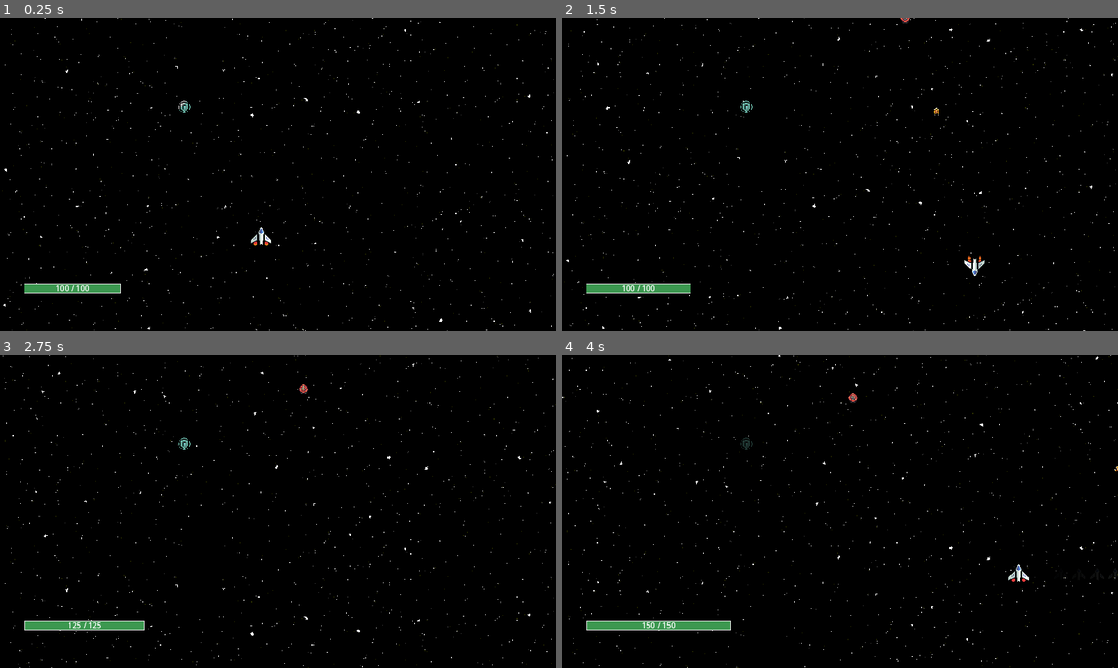
Above: before the commit, frames 1-4 (two rows, left to right).
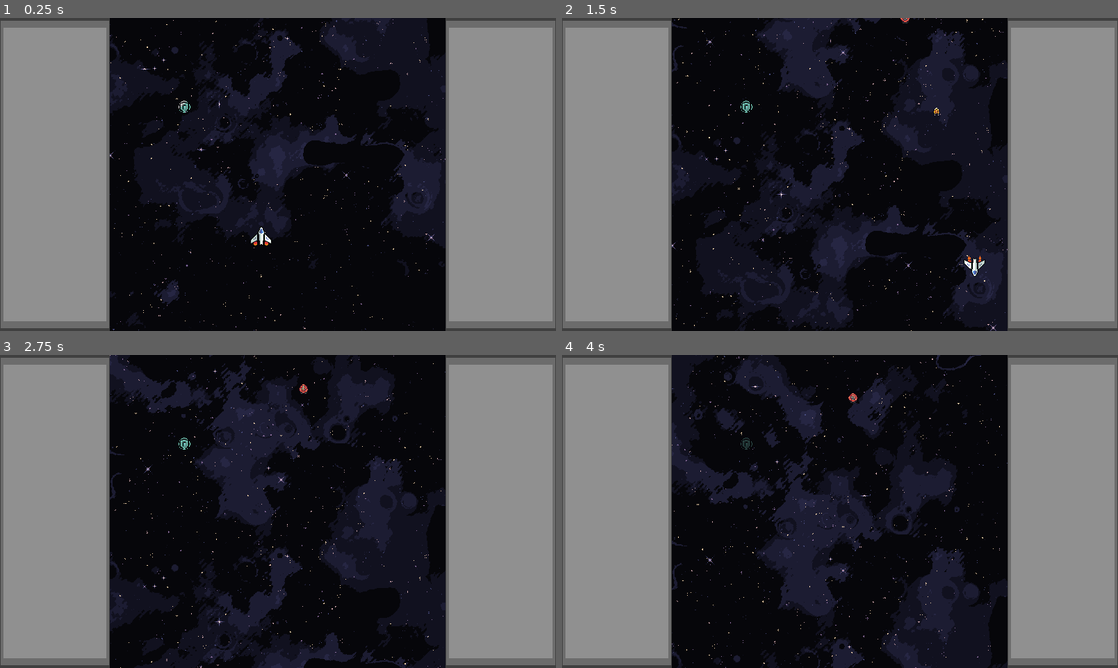
Above: after the commit, the same moments.

Repository: vezer1993/space-shooter-roguelike
Game: Godot game, scene res://Scenes/game.tscn
Two runs of this game, one before a commit and one after it. Both use one fixed random seed, a clock stepped at 60 frames per second and the inputs below.
Inputs:
- Up to frame 1 (0.25 s): no input
- Up to frame 2 (1.5 s): hold D (move_right) 0.53-1.28 s; tap Shift (dodge) at 0.6 s; hold S (move_down) from 1.28 s (still down); tap Space (rotate) at 1.35 s
- Up to frame 3 (2.75 s): release S (move_down) at 2.03 s; hold D (move_right) from 2.03 s (still down); tap Shift (dodge) at 2.1 s
- Up to frame 4 (4 s): release D (move_right) at 2.78 s; hold W (move_forward) 2.78-3.53 s; tap Space (rotate) at 2.85 s; hold A (move_left) from 3.53 s (still down); tap Shift (dodge) at 3.6 s

The runs differ from the first frame. In frame 1, 60% of the frame differs, in the area x 0-100%, y 0-100%; in frame 2, 65%; in frame 3, 65%; in frame 4, 62%.

Commit message:
4:3, background changes
43

Diff:
--- a/Scenes/Components/Enemies/movements/wave_movement.gd
+++ b/Scenes/Components/Enemies/movements/wave_movement.gd
@@ -29,7 +29,7 @@
 
 	get_parent().global_position = new_pos
 
-	# Auto-queue_free if off-screen bottom
+	# Auto-queue_free if off-screen bottomp
 	if new_pos.y > screen_size.y + 100:
 		get_parent().queue_free()
 
--- a/Scenes/game.tscn
+++ b/Scenes/game.tscn
@@ -1,15 +1,18 @@
-[gd_scene load_steps=11 format=3 uid="uid://bi43y2th2hxu7"]
+[gd_scene load_steps=13 format=3 uid="uid://bi43y2th2hxu7"]
 
 [ext_resource type="Script" path="res://Scenes/background.gd" id="1_qgja8"]
 [ext_resource type="PackedScene" uid="uid://b21j2qgh8a61t" path="res://Scenes/Components/Enemies/enemy_spawner.tscn" id="1_vl2dv"]
-[ext_resource type="Texture2D" uid="uid://bx7d8ugja2e01" path="res://Art/Backgrounds/space-background2.png" id="2_gj424"]
 [ext_resource type="PackedScene" uid="uid://bla5do36sugic" path="res://Scenes/Components/Enemies/types/drone/drone_wave_movement.tscn" id="2_k245a"]
 [ext_resource type="PackedScene" uid="uid://b68kfpa6h3bsw" path="res://Scenes/player_shuttle.tscn" id="3_bskt7"]
 [ext_resource type="Script" path="res://Scripts/HUD.gd" id="4_ebml8"]
+[ext_resource type="Texture2D" uid="uid://cf7klvykclwjb" path="res://Art/Backgrounds/space_background_final2.png" id="5_akqch"]
 [ext_resource type="Texture2D" uid="uid://godrmtcv2dhq" path="res://Art/HP & SHIELD/hp_bar_frame.png" id="5_vik1x"]
 [ext_resource type="Texture2D" uid="uid://cy4idk1urdl8p" path="res://Art/HP & SHIELD/hp_bar_fill_green.png" id="6_8uimc"]
 [ext_resource type="Texture2D" uid="uid://brpd8bywddyh" path="res://Art/HP & SHIELD/hp_bar_fill_red.png" id="7_arbu2"]
 [ext_resource type="PackedScene" uid="uid://d0kdjmwt1u5oq" path="res://Scenes/Components/PowerUP's/powerup.tscn" id="10_b5i1f"]
+[ext_resource type="Texture2D" uid="uid://ddvo2u3ghxi0y" path="res://Art/Backgrounds/UI_background.png" id="10_jl3e3"]
+
+[sub_resource type="ShaderMaterial" id="ShaderMaterial_rfiw0"]
 
 [node name="Game" type="Node2D"]
 
@@ -35,20 +38,19 @@
 [node name="ParallaxLayer" type="ParallaxLayer" parent="Camera2D/Background/ParallaxBackground"]
 texture_repeat = 2
 motion_scale = Vector2(50, 50)
-motion_mirroring = Vector2(0, 1440)
+motion_mirroring = Vector2(0, 3000)
 
 [node name="Sprite2D" type="Sprite2D" parent="Camera2D/Background/ParallaxBackground/ParallaxLayer"]
 texture_repeat = 2
 position = Vector2(576, 304.004)
-scale = Vector2(1.58514, 1.6537)
-texture = ExtResource("2_gj424")
-region_enabled = true
+texture = ExtResource("5_akqch")
 region_rect = Rect2(0, 0, 1920, 1080)
 
 [node name="HUD" type="CanvasLayer" parent="Camera2D"]
 script = ExtResource("4_ebml8")
 
 [node name="VBoxContainer" type="Control" parent="Camera2D/HUD"]
+visible = false
 layout_mode = 3
 anchors_preset = 2
 anchor_top = 1.0
@@ -110,5 +112,56 @@
 offset_bottom = 49.0
 value = 100.0
 
+[node name="Control" type="Control" parent="Camera2D/HUD"]
+layout_mode = 3
+anchors_preset = 15
+anchor_right = 1.0
+anchor_bottom = 1.0
+grow_horizontal = 2
+grow_vertical = 2
+
+[node name="HBoxContainer" type="HBoxContainer" parent="Camera2D/HUD/Control"]
+layout_mode = 1
+anchors_preset = 15
+anchor_right = 1.0
+anchor_bottom = 1.0
+grow_horizontal = 2
+grow_vertical = 2
+
+[node name="Control" type="Control" parent="Camera2D/HUD/Control/HBoxContainer"]
+layout_mode = 2
+size_flags_horizontal = 3
+
+[node name="TextureRect" type="TextureRect" parent="Camera2D/HUD/Control/HBoxContainer/Control"]
+material = SubResource("ShaderMaterial_rfiw0")
+layout_mode = 1
+anchors_preset = 15
+anchor_right = 1.0
+anchor_bottom = 1.0
+grow_horizontal = 2
+grow_vertical = 2
+texture = ExtResource("10_jl3e3")
+expand_mode = 4
+
+[node name="Game" type="AspectRatioContainer" parent="Camera2D/HUD/Control/HBoxContainer"]
+layout_mode = 2
+size_flags_horizontal = 3
+size_flags_stretch_ratio = 3.0
+ratio = 1.333
+
+[node name="Control2" type="Control" parent="Camera2D/HUD/Control/HBoxContainer"]
+layout_mode = 2
+size_flags_horizontal = 3
+
+[node name="TextureRect" type="TextureRect" parent="Camera2D/HUD/Control/HBoxContainer/Control2"]
+layout_mode = 1
+anchors_preset = 15
+anchor_right = 1.0
+anchor_bottom = 1.0
+grow_horizontal = 2
+grow_vertical = 2
+texture = ExtResource("10_jl3e3")
+expand_mode = 4
+
 [node name="Powerup" parent="." instance=ExtResource("10_b5i1f")]
 position = Vector2(381, 184)
--- /dev/null
+++ b/Scenes/game_area.gd
@@ -0,0 +1 @@
+extends AspectRatioContainer
Binary file added: Art/Backgrounds/UI_background.png
Not shown, added: Art/Backgrounds/UI_background.png.import
Binary file removed: Art/Backgrounds/space-background2.png
Binary file added: Art/Backgrounds/space_background_final2.png
Not shown, changed: Art/Backgrounds/space_background_final2.png.import
